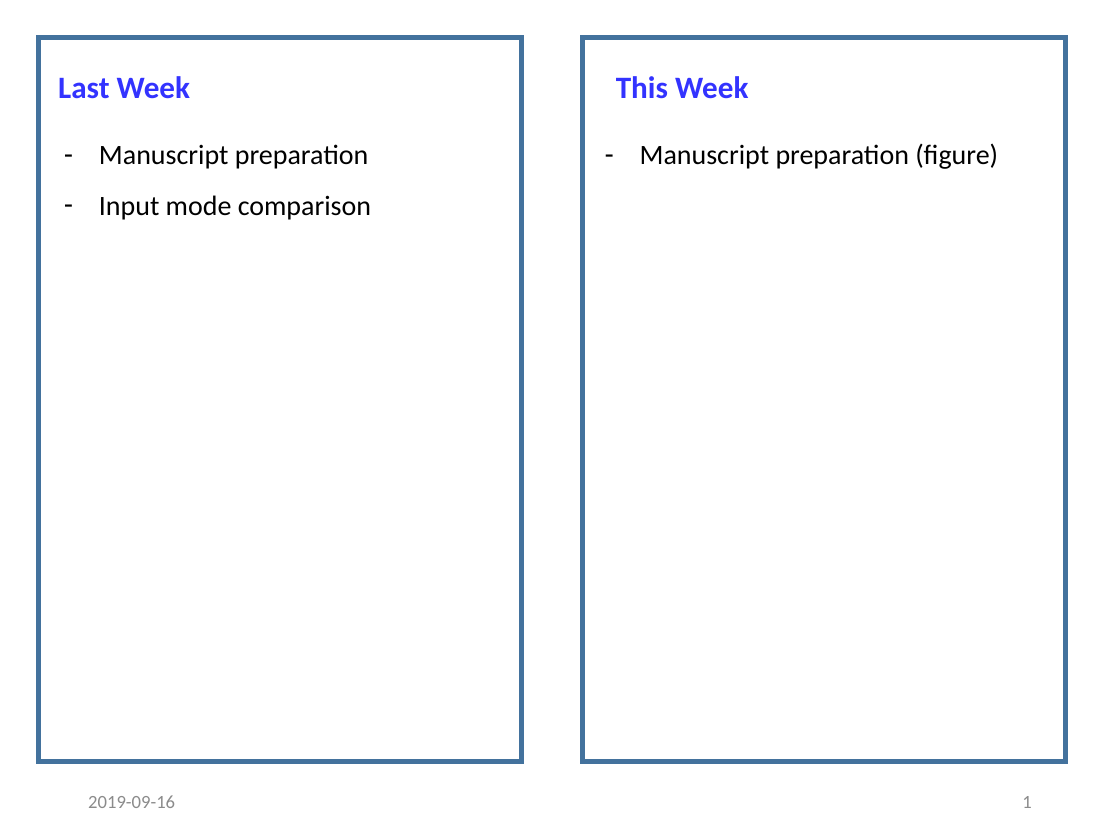
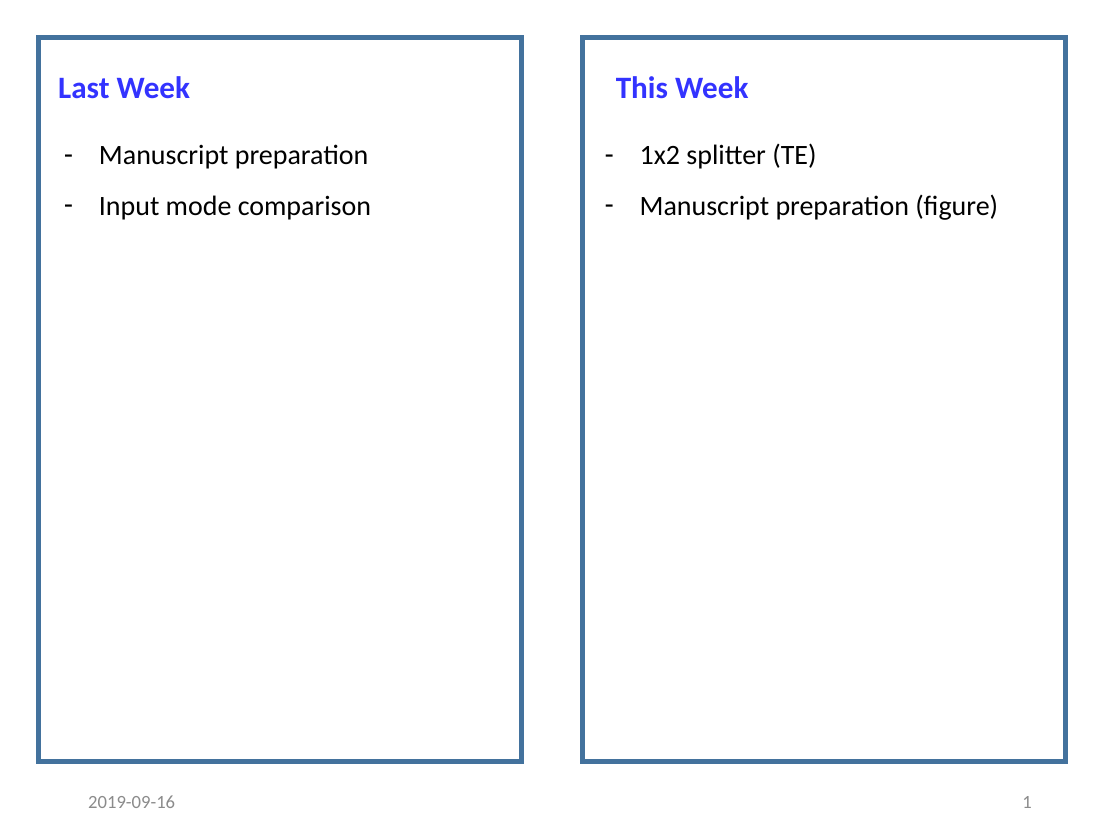
Before and after one commit to jglee96/NBTP_Lab, a slide deck: slide 1 of 랩미팅/201909/190916 (Jong).pptx. Drawn at 1120x840 pixels with LibreOffice and Linux fonts; fonts in the diff are those of the drawing. Boxes give left, top, right and bottom in pixels: in the first picture for what was removed or moved away, otherwise in the second. Text is boxed around its words. In the diff, an @@ line names an element or a change of style, - is before the commit and + after.

Commit message:
update

```diff
--- a/랩미팅/201909/190916 (Jong).pptx
+++ b/랩미팅/201909/190916 (Jong).pptx
@@ text at (640, 143, 816, 169): paragraph added @@
+– 1x2 splitter (TE)
```
Also in this commit, not shown: 1 other slide changed.
